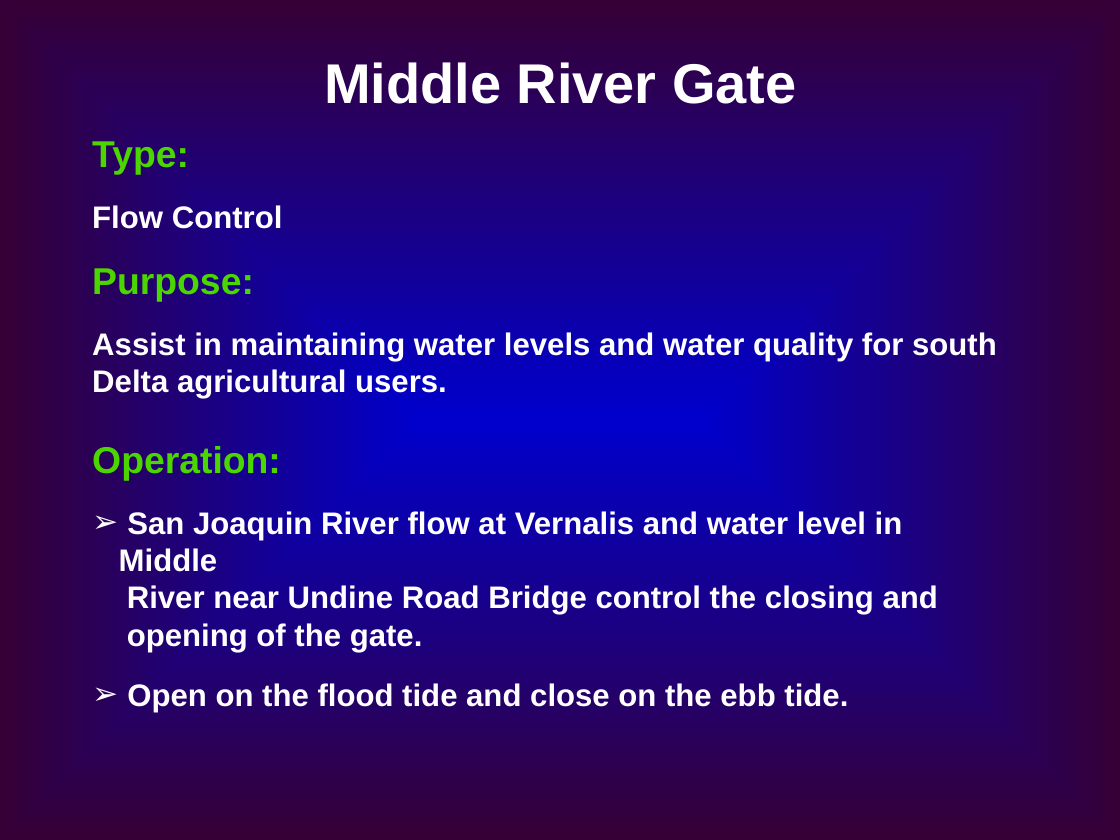
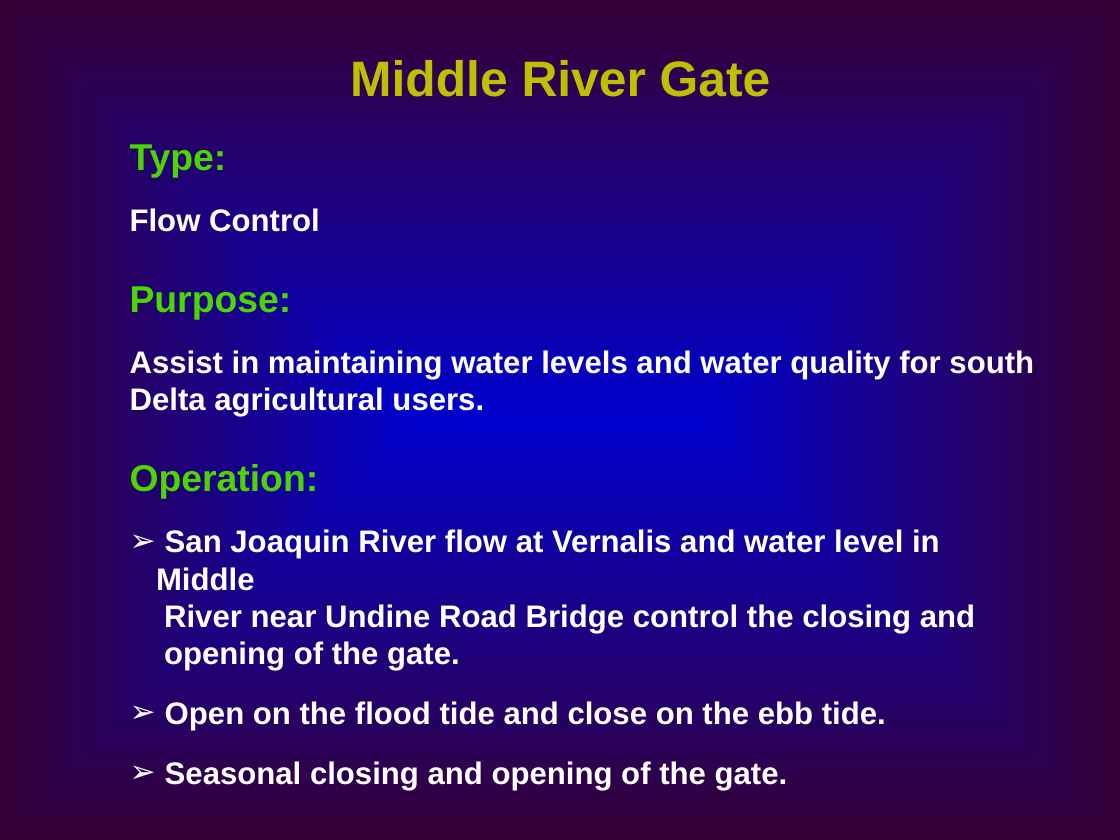
Before and after one commit to CADWRDeltaModeling/dsm2, a slide deck: slide 5 of dsm2/presentations/DSM2 Operting Rule.ppt. Drawn at 1120x840 pixels with LibreOffice and Linux fonts; fonts in the diff are those of the drawing. Boxes give left, top, right and bottom in pixels: in the first picture for what was removed or moved away, otherwise in the second. Text is boxed around its words. In the diff, an @@ line names an element or a change of style, - is before the commit and + after.

```diff
--- a/dsm2/presentations/DSM2 Operting Rule.ppt
+++ b/dsm2/presentations/DSM2 Operting Rule.ppt
@@ text "Middle River Gate" at (x1=350, y1=60, x2=771, y2=97): size 36 to 32 pt, text colour #FFFFFF to #BFBF00 @@
@@ text "Type:" moved from (x1=92, y1=141, x2=997, y2=712) to (x1=130, y1=144, x2=1034, y2=790) @@
@@ text at (x1=165, y1=761, x2=788, y2=790): paragraph added @@
+➢ Seasonal closing and opening of the gate.
```
Also in this commit, not shown: 19 other slides changed, 1 slide added, 1 slide removed.
